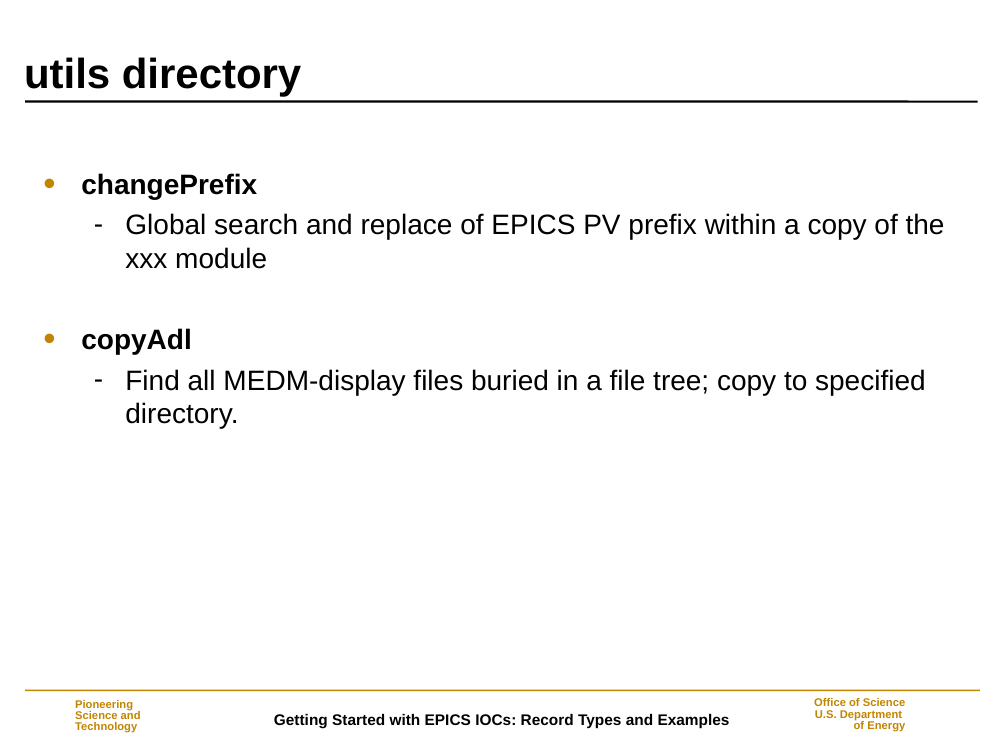
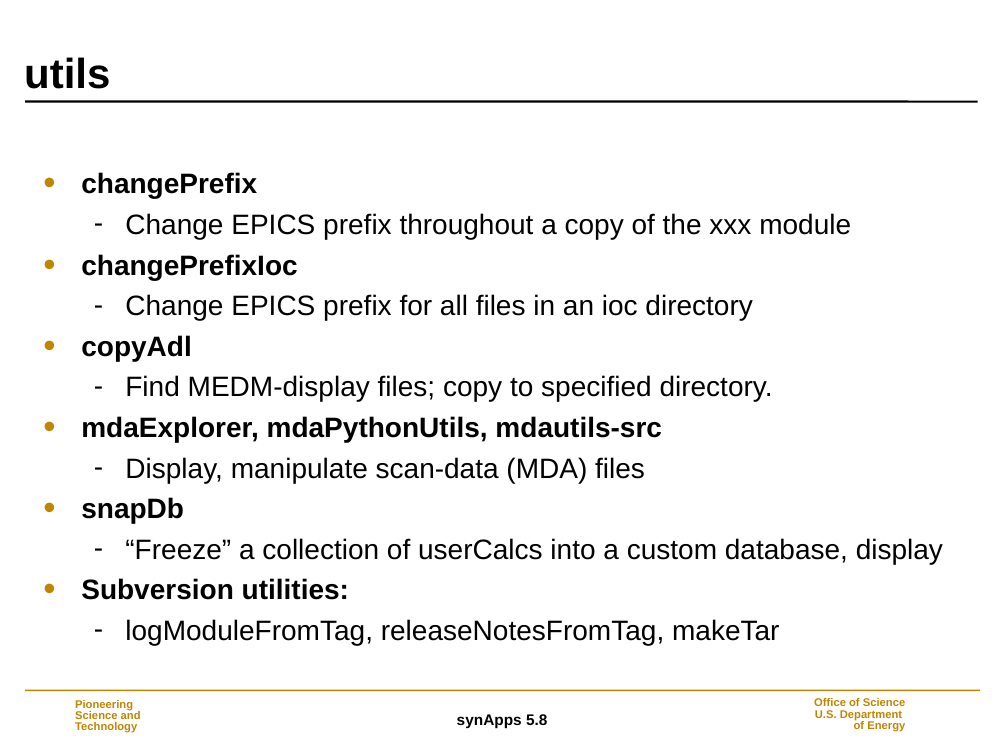
Before and after one commit to EPICS-synApps/documentation, a slide deck: slide 41 of IntroToSynApps.ppt (slide 34 before the commit). Drawn at 1008x756 pixels with LibreOffice and Linux fonts; fonts in the diff are those of the drawing; background and template pictures are left out. Boxes give left, top, right and bottom in pixels: in the first picture for what was removed or moved away, otherwise in the second. Text is boxed around its words. In the diff, an @@ line names an element or a change of style, - is before the commit and + after.

Commit message:
synApps_5_8

```diff
--- a/IntroToSynApps.ppt
+++ b/IntroToSynApps.ppt
@@ title at [24,57,110,89]: text changed @@
-utils directory
+utils
@@ text removed at [81,173,945,428] @@
-• changePrefix
-  – Global search and replace of EPICS PV prefix within a copy of the xxx module
-• copyAdl
-  – Find all MEDM-display files buried in a file tree; copy to specified directory.
@@ text added at [81,172,943,645], 20 pt, text #000000 @@
+• changePrefix
+  – Change EPICS prefix throughout a copy of the xxx module
+• changePrefixIoc
+  – Change EPICS prefix for all files in an ioc directory
+• copyAdl
+  – Find MEDM-display files; copy to specified directory.
+• mdaExplorer, mdaPythonUtils, mdautils-src
+  – Display, manipulate scan-data (MDA) files
+• snapDb
+  – “Freeze” a collection of userCalcs into a custom database, display
+• Subversion utilities:
+  – logModuleFromTag, releaseNotesFromTag, makeTar
@@ text at [457,714,547,728]: text changed @@
-Getting Started with EPICS IOCs: Record Types and Examples
+synApps 5.8
```
Also in this commit, not shown: 36 other slides changed, 13 slides added, 4 slides removed.
